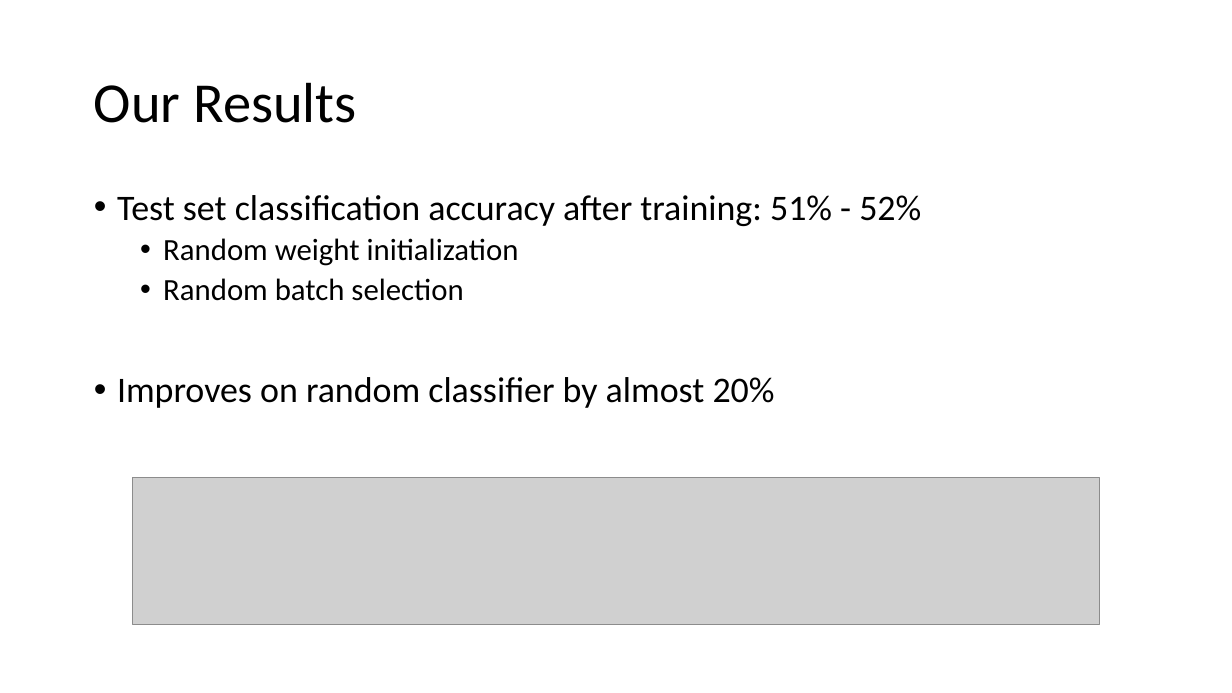
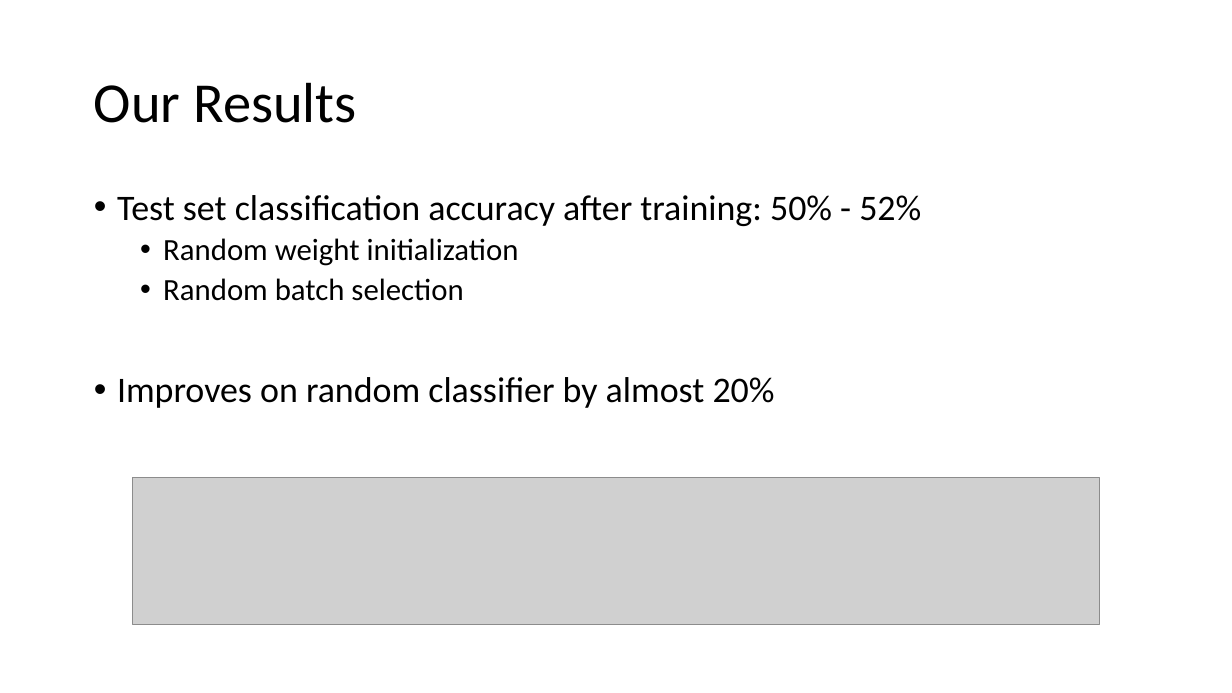
Before and after one commit to uabinf/nlp-group-project-2018-stephen-and-ramiz, a slide deck: slide 16 of presentation/Sentiment Analysis Using a Deep Neural Network.pptx. Drawn at 1232x693 pixels with LibreOffice and Linux fonts; fonts in the diff are those of the drawing; grey boxes stand for pictures. Boxes give left, top, right and bottom in pixels: in the first picture for what was removed or moved away, otherwise in the second. Text is boxed around its words. In the diff, an @@ line names an element or a change of style, - is before the commit and + after.

```diff
--- a/presentation/Sentiment Analysis Using a Deep Neural Network.pptx
+++ b/presentation/Sentiment Analysis Using a Deep Neural Network.pptx
@@ text at box(117, 195, 921, 226): text changed @@
-• Test set classification accuracy after training: 51% - 52%
+• Test set classification accuracy after training: 50% - 52%
```
Also in this commit, not shown: 1 other slide changed.
